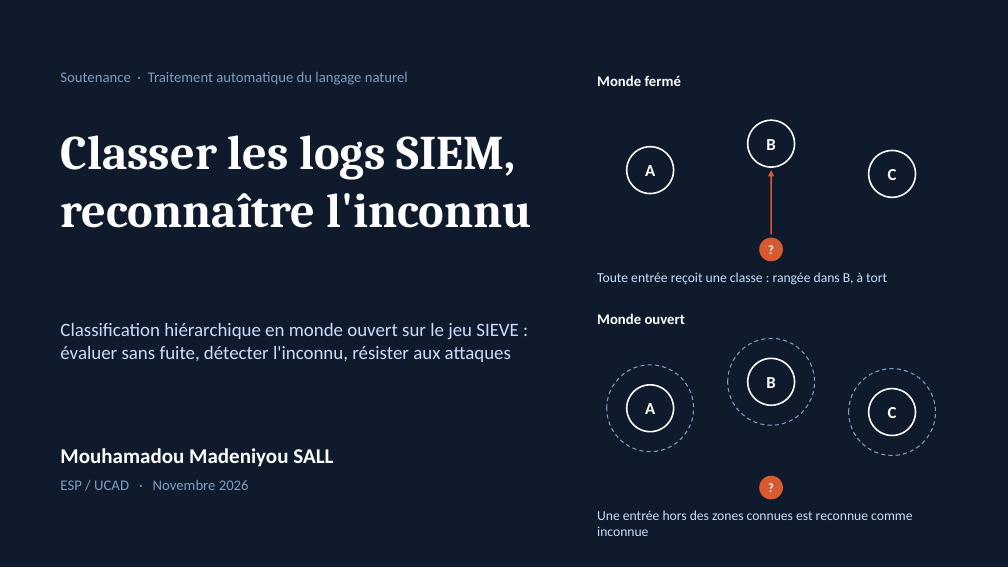
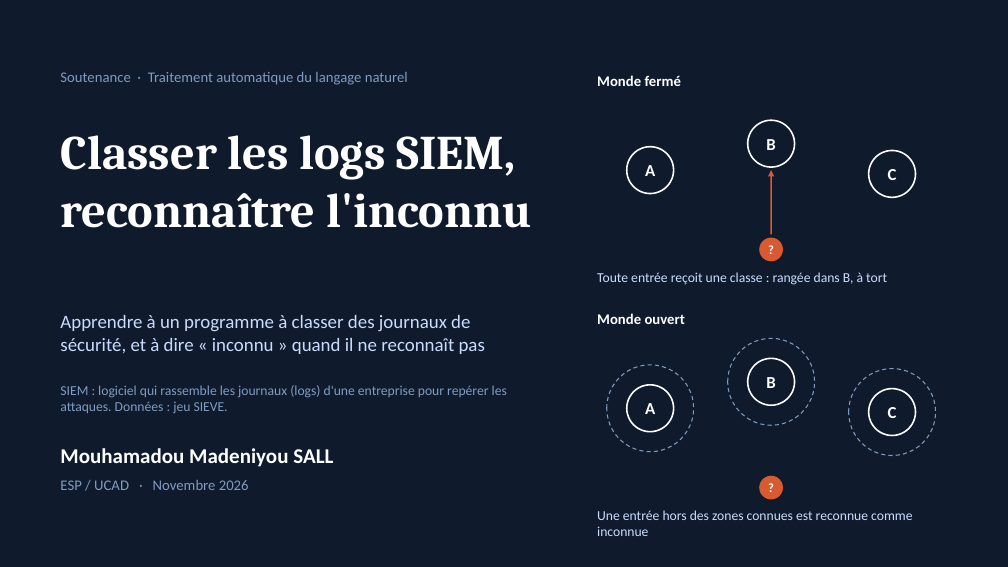
Before and after one commit to MADENIYOU/siem-open-world-log-classification, a slide deck: slide 1 of presentation/Soutenance_SIEM_monde_ouvert.pptx. Drawn at 1008x567 pixels with LibreOffice and Linux fonts; fonts in the diff are those of the drawing. Boxes give left, top, right and bottom in pixels: in the first picture for what was removed or moved away, otherwise in the second. Text is boxed around its words. In the diff, an @@ line names an element or a change of style, - is before the commit and + after.

```diff
--- a/presentation/Soutenance_SIEM_monde_ouvert.pptx
+++ b/presentation/Soutenance_SIEM_monde_ouvert.pptx
@@ text removed at (60,323,519,362) @@
-Classification hiérarchique en monde ouvert sur le jeu SIEVE : évaluer sans fuite, détecter l'inconnu, résister aux attaques
@@ text added at (60,315,485,354), 18 pt, text #CADCFC @@
+Apprendre à un programme à classer des journaux de sécurité, et à dire « inconnu » quand il ne reconnaît pas
@@ text added at (60,385,507,414), 13 pt, text #7F9BBF @@
+SIEM : logiciel qui rassemble les journaux (logs) d'une entreprise pour repérer les attaques. Données : jeu SIEVE.
```
Also in this commit, not shown: 16 other slides changed, 3 slides added, 3 other files.
